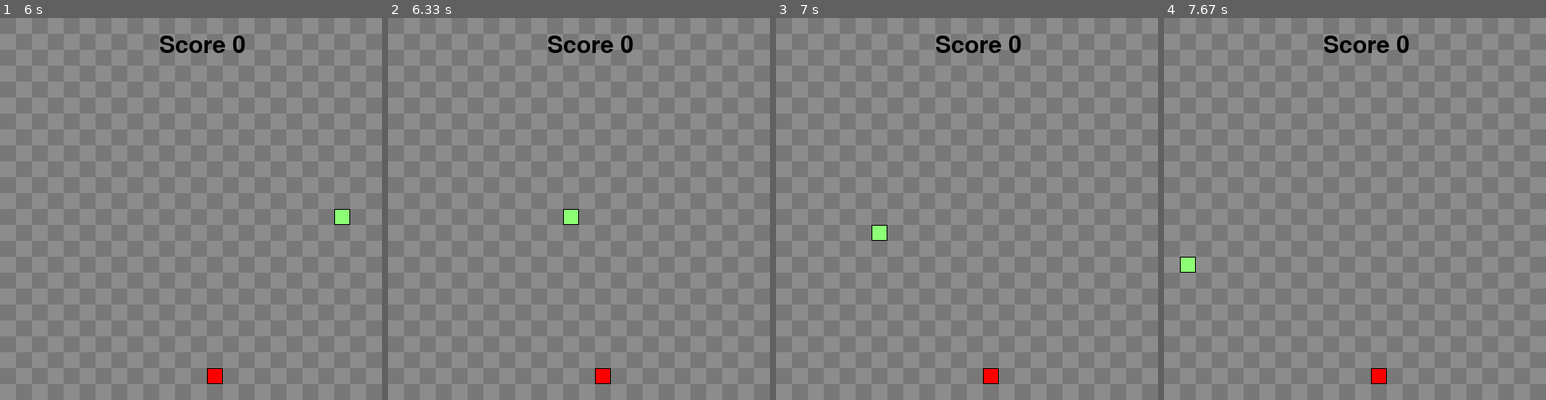
Above: before the commit, frames 1-4 (left to right).
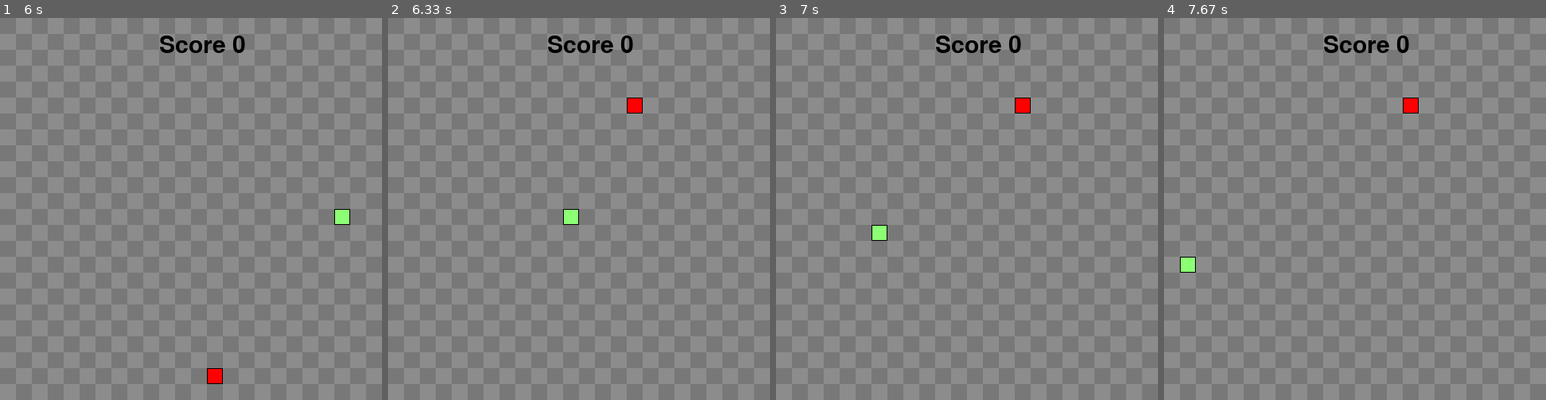
Above: after the commit, the same moments.

Repository: EricNohara/PyGame-Snake
Game: pygame game, started from snake.py
The game is run twice, just before and just after one commit, with the same random seed, the same clock (stepped at 60 frames per second) and the same inputs.
Inputs:
- Up to frame 1 (6 s): hold Right 0.33-0.8 s; hold Up 0.83-1.13 s; hold Right 1.17-1.63 s; hold Left 1.67-2.2 s; hold Down 2.23-2.53 s; hold Left 2.57-2.97 s; hold Up 3-3.37 s; hold Right 3.4-4.03 s; hold Down 4.07-4.43 s; hold Left 4.47-4.93 s; hold Right 4.97-5.43 s; hold Up 5.47-5.77 s; hold Right from 5.8 s (still down)
- Up to frame 2 (6.33 s): release Right at 6.27 s; hold Left from 6.3 s (still down)
- Up to frame 3 (7 s): release Left at 6.83 s; hold Down from 6.87 s (still down)
- Up to frame 4 (7.67 s): release Down at 7.17 s; hold Left 7.2-7.6 s; hold Up from 7.63 s (still down)

Frame 1 is identical in both runs. In frame 2, 0.3% of the frame differs, in the area x 54-67%, y 20-96%; in frame 3, 0.3%; in frame 4, 0.3%.

Commit message:
reconfigured code so that the food will spawn randomly upon death instead of staying in the same place

Diff:
--- a/snake.py
+++ b/snake.py
@@ -3,6 +3,25 @@
 import random
 
 pg.init()
+
+def move_snake(snake, food):
+    cur = snake.get_head_pos()
+    x, y = snake.direction
+    new_loc = (((cur[0] + (x * GRID_SIZE)) % WIDTH), (cur[1] + (y * GRID_SIZE)) % HEIGHT)
+
+    # Handling collisions with snake
+    if len(snake.positions) > 2 and new_loc in snake.positions[2:]:
+        snake.reset()
+        food.position = random.randint(0, GRID_WIDTH-1) * GRID_SIZE, random.randint(0, GRID_HEIGHT-1) * GRID_SIZE
+    # Handle collisions with the walls
+    elif (cur[0] == 0 and snake.direction == LEFT) or (cur[0] == (WIDTH-1*GRID_SIZE) and snake.direction == RIGHT) or (cur[1] == 0 and snake.direction == UP) or (cur[1] == (HEIGHT-1*GRID_SIZE) and snake.direction == DOWN):
+        snake.reset()
+        food.position = random.randint(0, GRID_WIDTH-1) * GRID_SIZE, random.randint(0, GRID_HEIGHT-1) * GRID_SIZE
+    else:
+        snake.positions.insert(0, new_loc)
+        if len(snake.positions) > snake.length:
+            snake.positions.pop()
+
 
 class Snake(object):
     #init function like a constructor
@@ -26,21 +45,21 @@
         else:
             self.direction = pt
 
-    def move(self):
-        cur = self.get_head_pos()
-        x, y = self.direction
-        new_loc = (((cur[0] + (x * GRID_SIZE)) % WIDTH), (cur[1] + (y * GRID_SIZE)) % HEIGHT)
+    # def move(self):
+    #     cur = self.get_head_pos()
+    #     x, y = self.direction
+    #     new_loc = (((cur[0] + (x * GRID_SIZE)) % WIDTH), (cur[1] + (y * GRID_SIZE)) % HEIGHT)
 
-        # Handling collisions with self
-        if len(self.positions) > 2 and new_loc in self.positions[2:]:
-            self.reset()
-        # Handle collisions with the walls
-        elif (self.positions[0][0] == 0 and self.direction == LEFT) or (self.positions[0][0] == (WIDTH-1*GRID_SIZE) and self.direction == RIGHT) or (self.positions[0][1] == 0 and self.direction == UP) or (self.positions[0][1] == (HEIGHT-1*GRID_SIZE) and self.direction == DOWN):
-            self.reset()
-        else:
-            self.positions.insert(0, new_loc)
-            if len(self.positions) > self.length:
-                self.positions.pop()
+    #     # Handling collisions with self
+    #     if len(self.positions) > 2 and new_loc in self.positions[2:]:
+    #         self.reset()
+    #     # Handle collisions with the walls
+    #     elif (cur[0] == 0 and self.direction == LEFT) or (cur[0] == (WIDTH-1*GRID_SIZE) and self.direction == RIGHT) or (cur[1] == 0 and self.direction == UP) or (cur[1] == (HEIGHT-1*GRID_SIZE) and self.direction == DOWN):
+    #         self.reset()
+    #     else:
+    #         self.positions.insert(0, new_loc)
+    #         if len(self.positions) > self.length:
+    #             self.positions.pop()
 
     def reset(self):
         self.length = 1
@@ -131,7 +150,8 @@
         # snake and food subfunctions
         snake.handle_keys()
         draw_grid(surface)
-        snake.move()
+        # snake.move()
+        move_snake(snake, food)
         if snake.get_head_pos() == food.position:
             snake.length += 1
             snake.increase_score()
@@ -142,8 +162,6 @@
         text = font.render("Score {0}".format(snake.score), True, black)
         screen.blit(text, (200,20))
 
-        # print(snake.positions)
-
         pg.display.update()
 
 #call the main function
